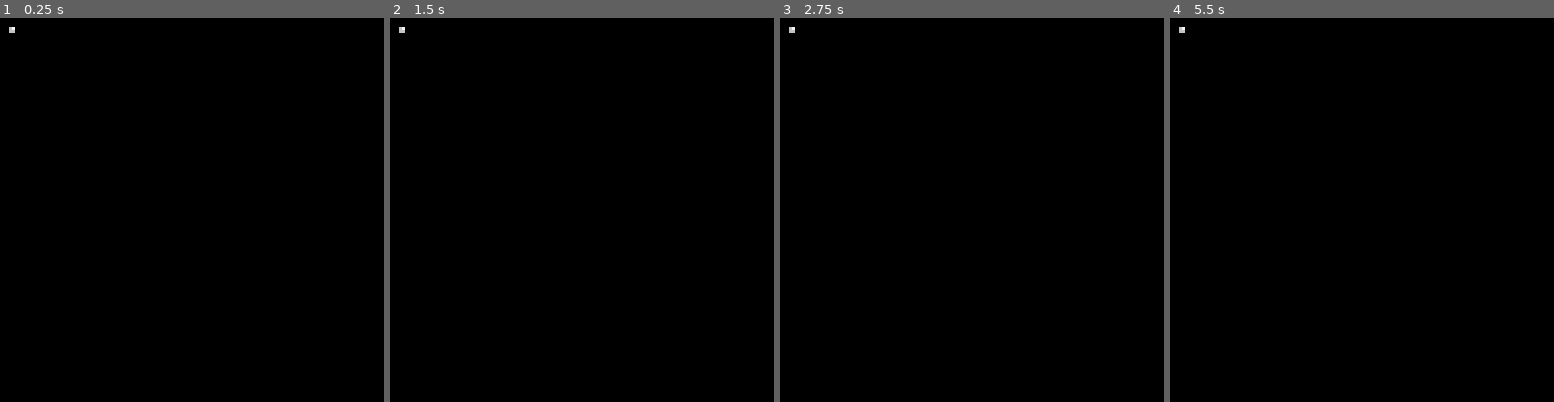
Above: before the commit, frames 1-4 (left to right).
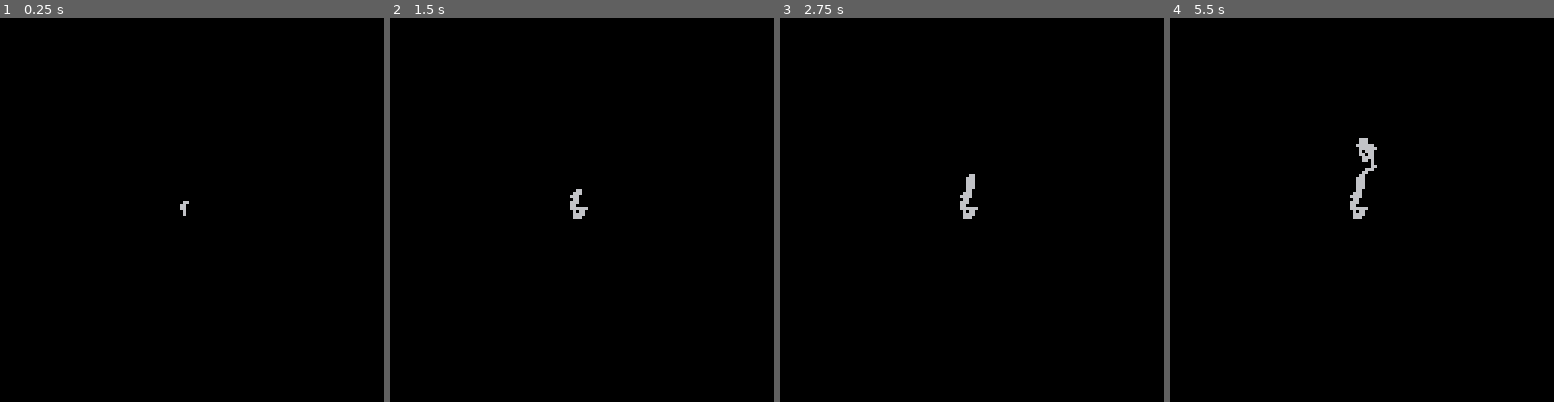
Above: after the commit, the same moments.

Repository: inchingforward/nocpico8
Game: PICO-8 cartridge walker.p8
The game is run twice, just before and just after one commit, with the same random seed, the same clock (stepped at 60 frames per second) and the same inputs.
Inputs:
- Up to frame 1 (0.25 s): no input
- Up to frame 2 (1.5 s): no input
- Up to frame 3 (2.75 s): no input
- Up to frame 4 (5.5 s): no input

The runs differ from the first frame. In frame 1, less than 0.1% of the frame differs, in the area x 2-50%, y 2-52%; in frame 2, 0.2%; in frame 3, 0.3%; in frame 4, 0.6%, in the area x 2-54%, y 2-53%.

Commit message:
Implemented initial random walker.

Diff:
--- a/walker.p8
+++ b/walker.p8
@@ -1,12 +1,33 @@
 pico-8 cartridge // http://www.pico-8.com
 version 8
 __lua__
+-- a random walker from
+-- the nature of code
+
 walker = {}
-walker.x = 0
-walker.y = 0
+walker.x = 62
+walker.y = 62
+
+function step()
+  local choice = flr(rnd(4))
+
+  if choice == 0 then
+    walker.x += 1
+  elseif choice == 1 then
+    walker.x -= 1
+  elseif choice == 2 then
+    walker.y += 1
+  else
+    walker.y -= 1
+  end
+end
+
+function _update()
+  step()
+end
 
 function _draw()
-  spr(0, walker.x, walker.y)
+  pset(walker.x, walker.y, 6)  -- 6 = light gray
 end
 
 cls()
